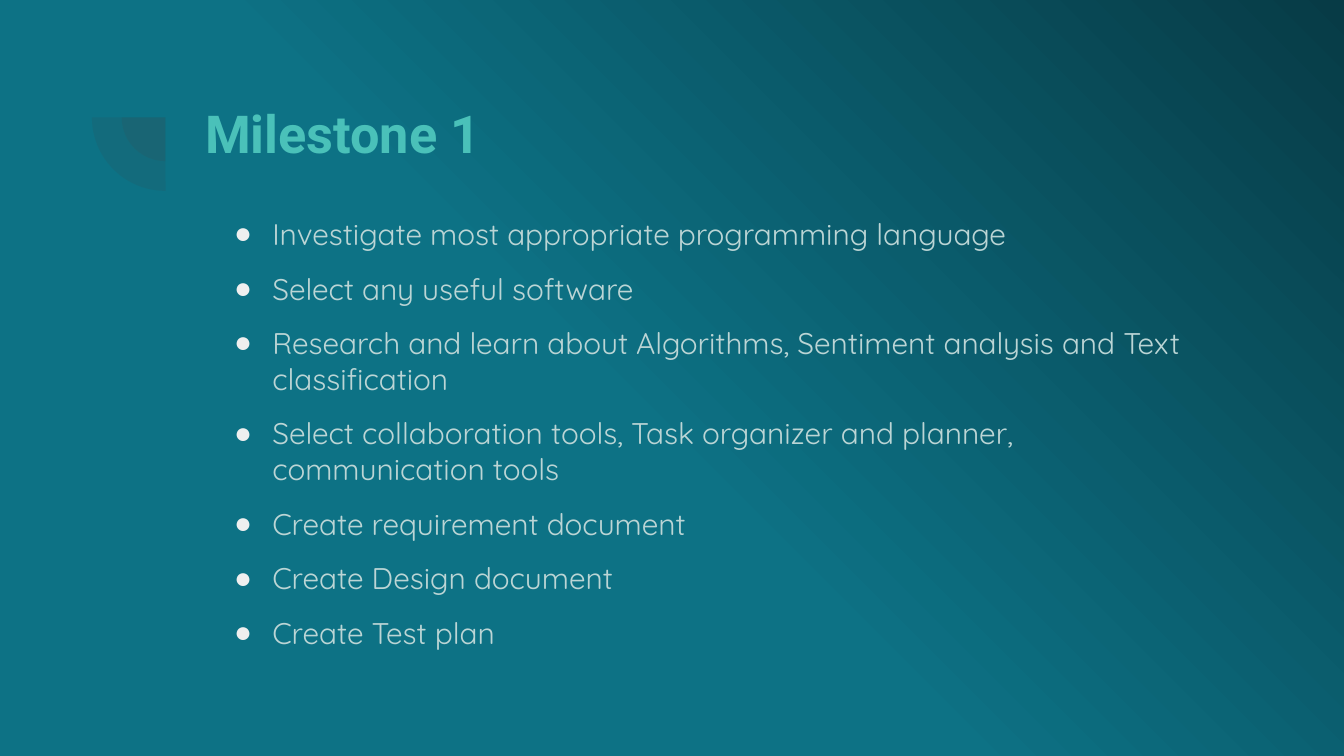
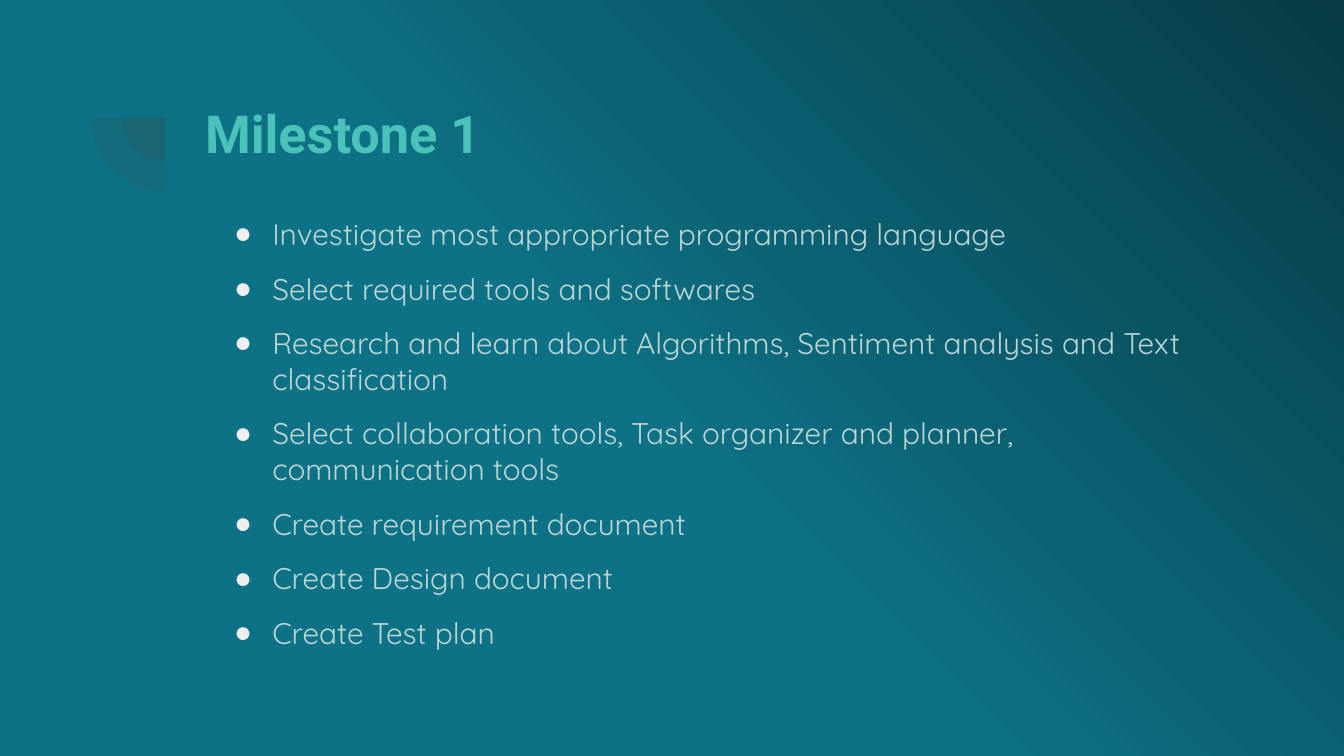
Before and after one commit to fobmsm/fobm.github.io, a slide deck: slide 8 of Future Oriented Benchmarking through social media analysis.ppsx. Drawn at 1344x756 pixels with LibreOffice and Linux fonts; fonts in the diff are those of the drawing. Boxes give left, top, right and bottom in pixels: in the first picture for what was removed or moved away, otherwise in the second. Text is boxed around its words. In the diff, an @@ line names an element or a change of style, - is before the commit and + after.

```diff
--- a/Future Oriented Benchmarking through social media analysis.ppsx
+++ b/Future Oriented Benchmarking through social media analysis.ppsx
@@ text at (272,278,755,306): text changed @@
-● Select any useful software
+● Select required tools and softwares
```
Also in this commit, not shown: 2 other slides changed, 1 other file.
